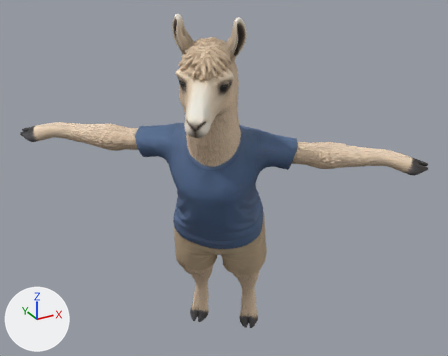
The glTF model assets/llama-rig.glb: old version first, new version second.
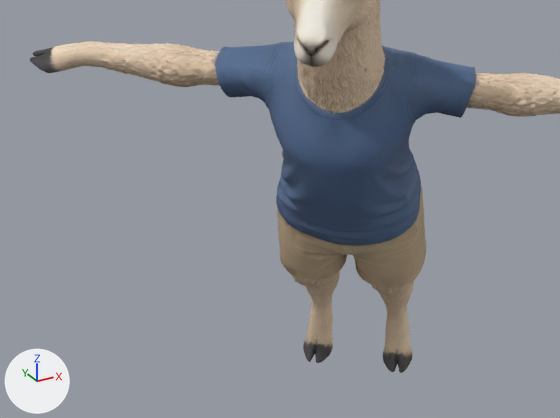
Each version appears first whole from a 50 mm camera at (-1.125, -2.017, 2.748) aimed at (0.071, 0.158, 1.661), and next in a close-up on the part from 0% to 78% of the width and 27% to 100% of the height. Lighting does not change. The marker at lower left points along +X, +Y and +Z. The first two pictures are the older version. Where no turn or scale is listed for an object, it has been applied to the vertices.

The scene before the commit, as lines of its bpy script (objects in view):
```python
me_mesh_0_001 = bpy.data.meshes.new('Mesh_0.001')
me_mesh_0_001.from_pydata(...)  # 15673 vertices, 31358 faces; spans x -0.72..0.51, y -0.58..0.37, z 0.0..1.59
me_mesh_0_001.materials.append(mat_material_0_001)  # picture img_image_0
ob_mesh_0 = bpy.data.objects.new('Mesh_0', me_mesh_0_001)
ob_mesh_0.location = (-0.001, 0.0, 0.851)
```
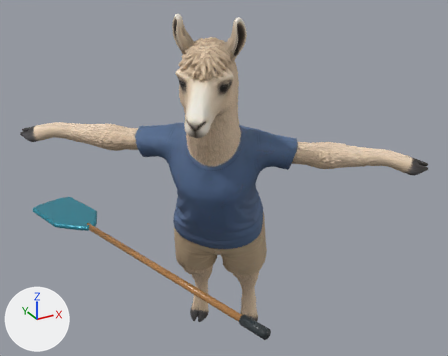
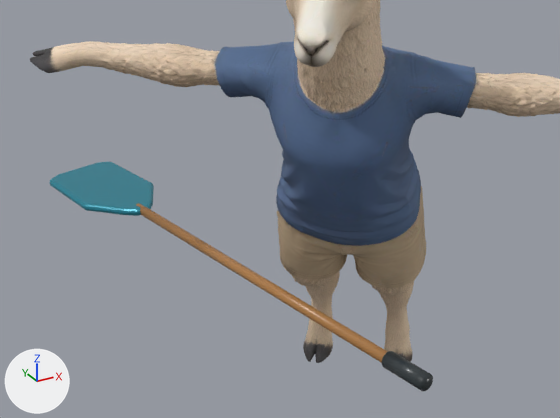
The newer file is also turned or shifted as a whole; pictures and numbers use the older file's frame.

Boxes [x1, y1, x2, y2] around the edits, measured in the close-ups (560 x 418 px):
'Paddle', added: after [50, 162, 433, 391]
    faces in mat_ocean_blue_blade (cyan #278699): [50, 162, 154, 216]
    faces in mat_warm_ash_wood (brown #ad7c48): [136, 203, 388, 363]
    faces in mat_dark_rubber_grip (dark grey #353c3f): [382, 351, 433, 391]

The edits, one by one:
Material 'Dark rubber grip' (mat_dark_rubber_grip) is new.
Its base color is (0.035, 0.045, 0.05) (dark grey #353c3f).
Its roughness is 0.32.
Material 'Warm ash wood' (mat_warm_ash_wood) is new.
Its base color is (0.42, 0.2, 0.065) (brown #ad7c48).
Its roughness is 0.32.
Material 'Ocean blue blade' (mat_ocean_blue_blade) is new.
Its base color is (0.02, 0.24, 0.32) (cyan #278699).
Its metallic is 0.25.
Its roughness is 0.32.
Mesh me_cylinder is new.
It has 304 vertices, 596 faces and spans x -0.3..0.15, y -0.65..1.01, z -0.09..0.07.
Faces by material slot: [92, 92, 412].
It uses material mat_warm_ash_wood (brown #ad7c48).
It uses material mat_dark_rubber_grip (dark grey #353c3f).
It uses material mat_ocean_blue_blade (cyan #278699).
Object 'Paddle' (ob_paddle) is new; it shows me_cylinder.
Its location is (-0.296, 0.07, 1.363).
